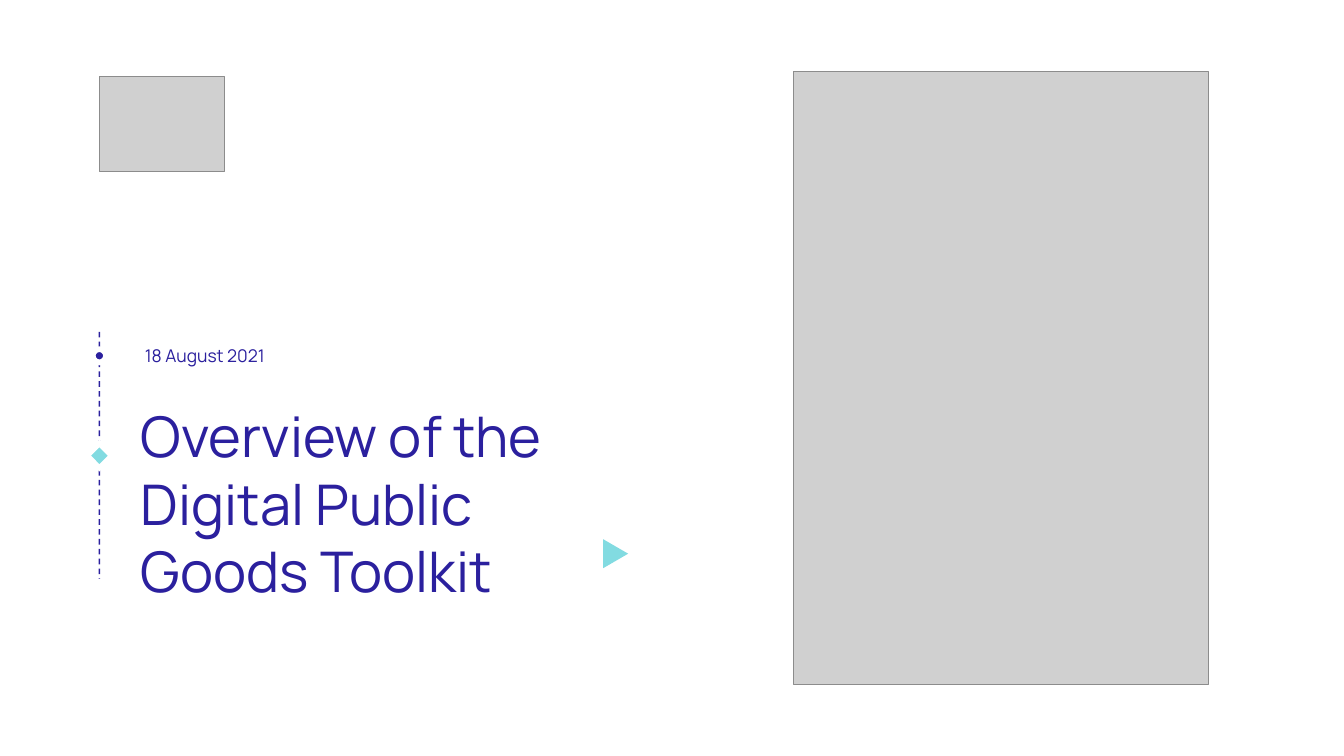
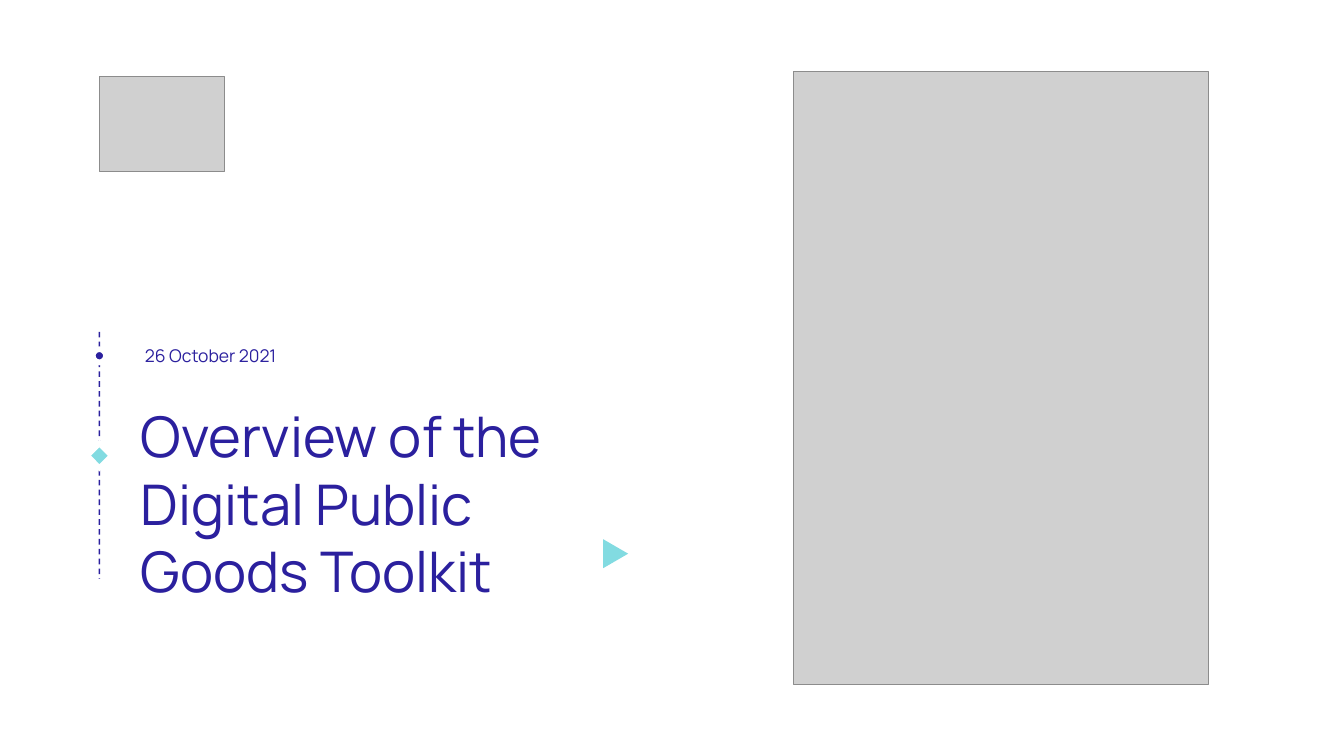
Before and after one commit to unicef/publicgoods-toolkit, a slide deck: slide 1 of dpg-toolkit-overview.odp. Drawn at 1344x756 pixels with LibreOffice and Linux fonts; fonts in the diff are those of the drawing; grey boxes stand for pictures. Boxes give left, top, right and bottom in pixels: in the first picture for what was removed or moved away, otherwise in the second. Text is boxed around its words. In the diff, an @@ line names an element or a change of style, - is before the commit and + after.

```diff
--- a/dpg-toolkit-overview.odp
+++ b/dpg-toolkit-overview.odp
@@ text at (145,349,276,363): text changed @@
-18 August 2021
+26 October 2021
```
Also in this commit, not shown: 2 other slides changed, 4 slides added, 2 slides removed, 2 other files.
